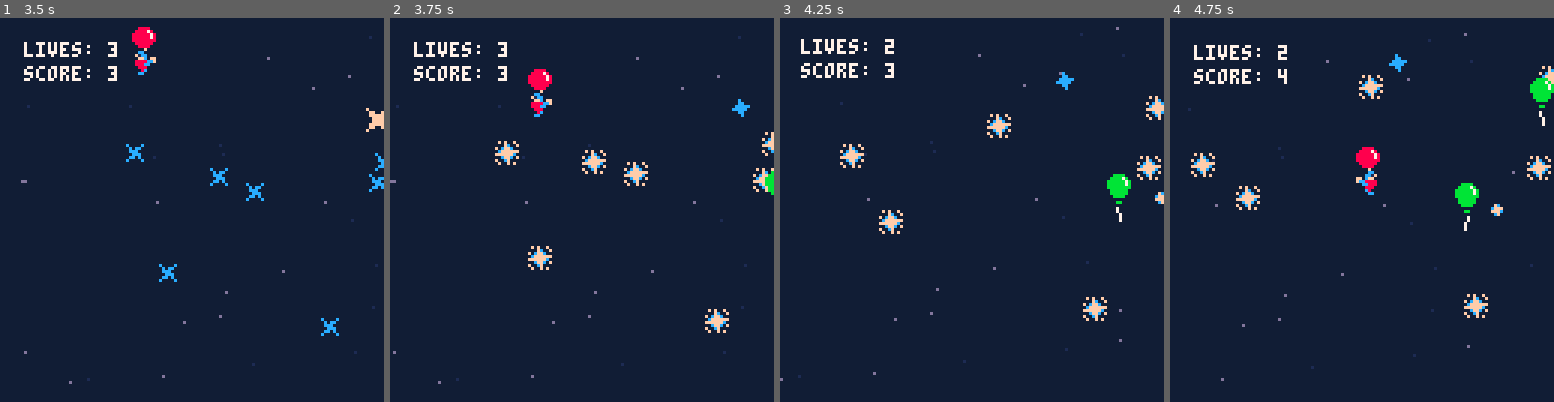
Above: before the commit, frames 1-4 (left to right).
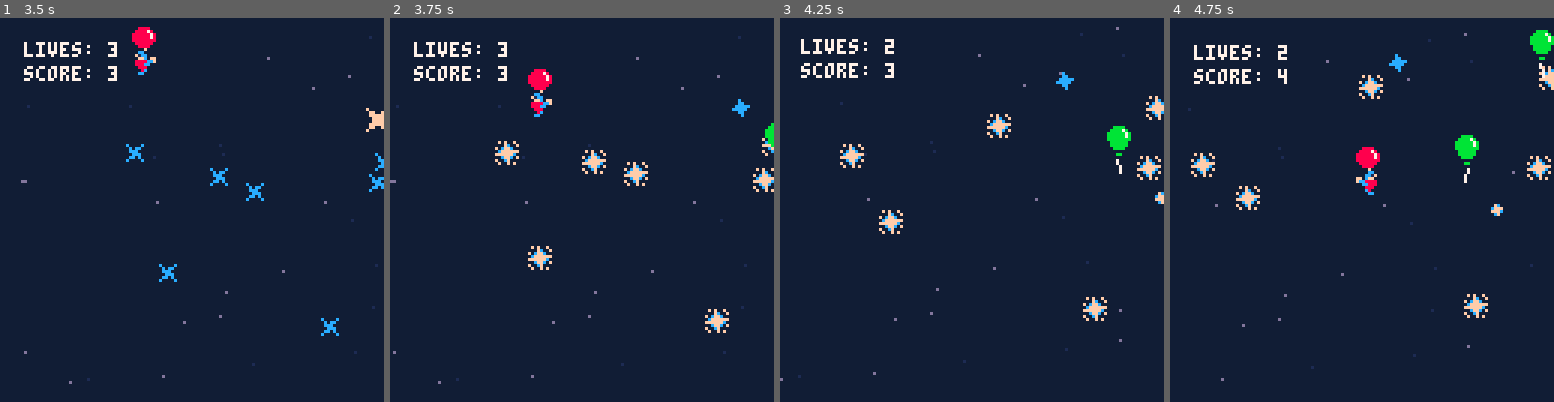
Above: after the commit, the same moments.

Repository: jmross/pico8-balloon-journey
Game: PICO-8 cartridge journey.p8
The game is run twice, just before and just after one commit, with the same random seed, the same clock (stepped at 60 frames per second) and the same inputs.
Inputs:
- Up to frame 1 (3.5 s): tap X (X key) at 0.33, 1.07, 1.85, 2.97 s; tap O (Z key) at 0.7, 1.7, 2.1, 2.5, 2.9, 3.3 s; hold Right 1.6-2.1 s; hold Up 2.15-2.42 s; hold Right 2.47-3.03 s; hold Left from 3.08 s (still down)
- Up to frame 2 (3.75 s): release Left at 3.58 s; hold Down from 3.63 s (still down); tap O (Z key) at 3.7 s
- Up to frame 3 (4.25 s): release Down at 3.97 s; hold Right from 4.02 s (still down); tap X (X key) at 4.08 s; tap O (Z key) at 4.1 s
- Up to frame 4 (4.75 s): tap O (Z key) at 4.5 s; release Right at 4.68 s; hold Up from 4.73 s (still down)

Frame 1 is identical in both runs. In frame 2, 0.2% of the frame differs, in the area x 97-100%, y 27-47%; in frame 3, 0.7%; in frame 4, 1.4%, in the area x 74-100%, y 3-56%.

Commit message:
Fix balloon y position so they don't appear past bottom of screen

Diff:
--- a/balloon.lua
+++ b/balloon.lua
@@ -39,7 +39,7 @@
 
 function balloon:init()
   self.x = max_x
-  self.y = rnd(max_y)
+  self.y = rnd(max_y) - self.height
   self.sprite_bottom = rnd(self.sprite_bottoms)
   local dx = self.dx
 
